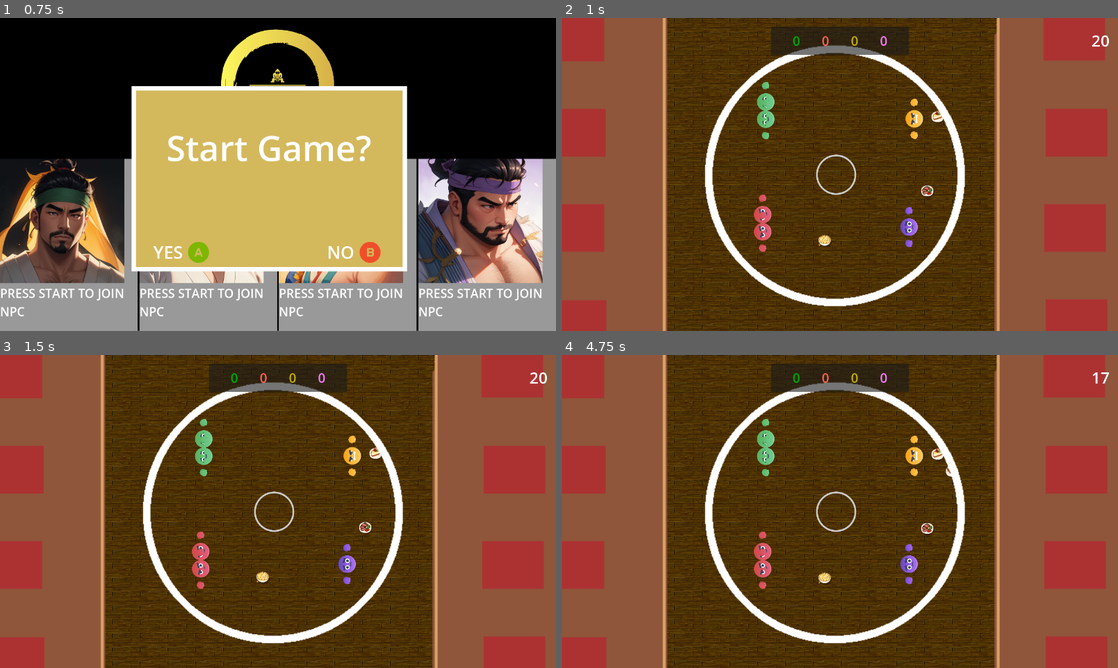
Above: before the commit, frames 1-4 (two rows, left to right).
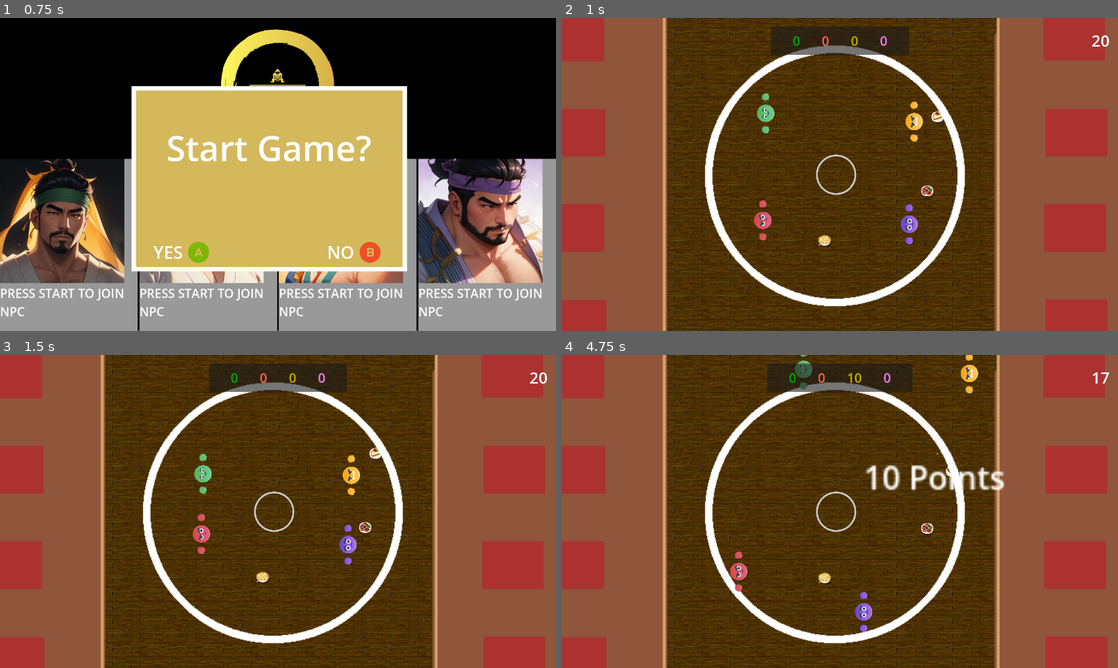
Above: after the commit, the same moments.

Repository: louiidev/ggj24_sumo
Game: Godot game, scene res://Scenes/Lobby.tscn
Same seed, same stepped clock (60 frames per second), same inputs: the game is played once before the commit and once after it.
Inputs:
- Up to frame 1 (0.75 s): tap Enter (ui_accept) at 0.5 s
- Up to frame 2 (1 s): tap Enter (ui_accept) at 0.77 s
- Up to frame 3 (1.5 s): no input
- Up to frame 4 (4.75 s): tap Enter (ui_accept) at 1.52, 3.02, 3.77, 4.52 s

Frame 1 is identical in both runs. In frame 2, 0.9% of the frame differs, in the area x 34-65%, y 20-75%; in frame 3, 1.6%; in frame 4, 3.1%, in the area x 30-80%, y 0-89%.

Commit message:
added ai

Diff:
--- a/Scenes/Player.gd
+++ b/Scenes/Player.gd
@@ -4,6 +4,9 @@
 @export var tackleSpeed:float = 1800
 @export var deviceId = 0
 @export var is_player = false
+
+var tackledPressedInFrame = false
+var tackleDirection = Vector2.ZERO
 
 var canAttack = true
 var playerMoveDirection = Vector2.ZERO
@@ -37,6 +40,11 @@
 
 var hit_face: Texture;
 var original_face: Texture;
+
+# AI
+var ai_target: Node2D = null;
+var ai_timer: Timer = Timer.new()
+var AI_ATTACK_RANGE = 150.0
 
 func set_sprite():
 
@@ -65,10 +73,12 @@
 	GameGlobals.powerupTrigger.connect(handlePowerup)
 
 func _process(delta):
-	if !is_player:
-		return
 	if hasTackled && Input.get_joy_axis(deviceId, JOY_AXIS_TRIGGER_RIGHT) <= 0:
 		hasTackled = false
+
+	if is_player:
+		tackledPressedInFrame = Input.get_joy_axis(deviceId, JOY_AXIS_TRIGGER_RIGHT) > 0 && !hasTackled && canAttack
+		tackleDirection = Vector2.from_angle(rotation)
 
 func init(device_id: int, is_real_player: bool):
 	deviceId = device_id
@@ -79,25 +89,36 @@
 
 func _physics_process(delta):
 	if !is_player:
+		ai_update()
 		return
+
 	playerLookDirection = Vector2(
 		joy_deadzone(Input.get_joy_axis(deviceId, JOY_AXIS_RIGHT_X), 0.2),
 		joy_deadzone(Input.get_joy_axis(deviceId, JOY_AXIS_RIGHT_Y), 0.2)
 	)
 
-	playerMoveDirection = Vector2(
-		joy_deadzone(Input.get_joy_axis(deviceId, JOY_AXIS_LEFT_X), 0.3),
-		joy_deadzone(Input.get_joy_axis(deviceId, JOY_AXIS_LEFT_Y) ,0.3)
-	)
+	if !stunned:
+		playerMoveDirection = Vector2(
+			joy_deadzone(Input.get_joy_axis(deviceId, JOY_AXIS_LEFT_X), 0.3),
+			joy_deadzone(Input.get_joy_axis(deviceId, JOY_AXIS_LEFT_Y) ,0.3)
+		)
 
 	look_at(position + playerLookDirection)
 
 	if($Labels/ScoreChange.visible): #If visible score labe should be rotated up
 		$Labels.rotation = rotation * -1
 
+func tackle(state):
+	if stunned:
+		return
+
+	get_node("AttackTimer").start()
+	canAttack = false
+	hasTackled = true
+	state.apply_impulse(tackleDirection * tackleSpeed)
+	tackledPressedInFrame = false
+
 func _integrate_forces(state):
-	if !is_player or stunned:
-		return
 	var boostMultiplier = 1
 	if(speedBoostSeconds > 0):
 		boostMultiplier = boostMultiplier * 2.5
@@ -105,12 +126,8 @@
 		boostMultiplier = boostMultiplier * 0.4
 	state.apply_force(playerMoveDirection * moveSpeed * boostMultiplier)
 
-
-	if !stunned and Input.get_joy_axis(deviceId, JOY_AXIS_TRIGGER_RIGHT) > 0 && !hasTackled && canAttack:
-		get_node("AttackTimer").start()
-		canAttack = false
-		hasTackled = true
-		state.apply_impulse(Vector2.from_angle(rotation) * tackleSpeed)
+	if tackledPressedInFrame:
+		tackle(state)
 
 func handlePowerup(powerupType):
 	match powerupType:
@@ -151,8 +168,6 @@
 	if(stuckBoostSeconds > 0):
 		stuckBoostSeconds -=1
 
-
-
 func _on_body_entered(body):
 	if body.get_script() != null:
 		if !body.canAttack and canAttack:
@@ -163,3 +178,44 @@
 			await get_tree().create_timer(1.0).timeout
 			face.texture = original_face
 			stunned = false
+
+
+
+func find_players() -> Array[Node2D]:
+	return GameGlobals.players
+
+func find_target():
+	var players = find_players()
+	var closest: float = INF
+	for p in players:
+		if p.get_instance_id() == self.get_instance_id():
+			continue
+
+		if p.global_position.distance_to(self.global_position) < closest:
+			closest = p.global_position.distance_to(self.global_position)
+			print("PLAYER target" + str(p.deviceId))
+			ai_target = p
+
+
+
+
+func ai_update():
+	if ai_target == null:
+		find_target()
+		var time = randf_range(3, 10);
+		print(time)
+		ai_timer.start(time)
+		ai_timer.wait_time = 0
+		print(ai_timer.time_left)
+
+
+	if ai_timer.is_stopped():
+		var direction = (ai_target.global_position - global_position).normalized()
+		playerMoveDirection = direction
+		if canAttack and ai_target.global_position.distance_to(self.global_position) <= AI_ATTACK_RANGE:
+			tackledPressedInFrame = true
+			tackleDirection = playerMoveDirection
+			print("ATTACKING")
+			ai_target = null
+			ai_timer.stop()
+			playerMoveDirection = Vector2.ZERO
--- a/Scenes/main.gd
+++ b/Scenes/main.gd
@@ -9,7 +9,7 @@
 @onready var boundary: Node2D = $Boundry
 @onready var boundaryShape:CollisionShape2D = $Boundry/StaticBody2D/CollisionShape2D
 @onready var spawnPoints: Node2D = $Boundry/SpawnPoints
-var players: Array[Node2D] = []
+
 
 # Called when the node enters the scene tree for the first time.
 func _ready():
@@ -17,10 +17,10 @@
 		addPowerup()
 	GameGlobals.powerupTrigger.connect(handlePowerup)
 
-	if players.size() == 0:
+	#if GameGlobals.players.size() == 0:
 		#FOR TESTING (REMOVE ONCE DONE)
-		add_player({ 'device_id': 0, 'is_real_player': true })
-		add_player({ 'device_id': 1, 'is_real_player': false })
+		#add_player({ 'device_id': 0, 'is_real_player': true })
+		#add_player({ 'device_id': 1, 'is_real_player': false })
 
 func addPowerup():
 	var r = boundsRadius * sqrt(randf())
@@ -44,10 +44,11 @@
 	player.init(p['device_id'], p['is_real_player'])
 	player.global_position = Vector2(50, 50)
 	add_child(player)
-	players.push_back(player)
+	GameGlobals.players.push_back(player)
 	player.global_position = spawnPoints.get_child(p['device_id']).global_position
 
 func init(playerData: Array):
+	GameGlobals.players = []
 	for p in playerData:
 		add_player(p)
 
@@ -57,7 +58,7 @@
 func handlePowerup(typeIn):
 	match typeIn:
 		GameGlobals.powerupType.TELEPORT:
-			for p in players:
+			for p in GameGlobals.players:
 				var r = boundsRadius * sqrt(randf())
 				var theta = randf() * 2 * PI
 				p.position.x = $Boundry.position.x + r * cos(theta)
--- a/Scripts/Camera.gd
+++ b/Scripts/Camera.gd
@@ -12,10 +12,8 @@
 	GameGlobals.shakeCamera.connect(apply_shake)
 
 
-
 func _process(delta):
 	if shake_strength > 0:
-		print("SHAKE")
 		shake_strength = lerpf(shake_strength, 0, shake_fade * delta)
 		offset = random_offset()
 
@@ -24,6 +22,5 @@
 
 
 func apply_shake(amount: float):
-	print("APPLY SHAKE")
 	shake_strength = random_strength * amount
 	pass
--- a/game_globals.gd
+++ b/game_globals.gd
@@ -12,3 +12,9 @@
 var countDown = 20
 
 enum powerupType {SCORE,DUD,REVERSE_SCORE,SPEED_PLAYER,MUD,TELEPORT}
+
+
+var players: Array[Node2D] = []
+
+func set_player(p: Node2D):
+	players.push_back(p)
